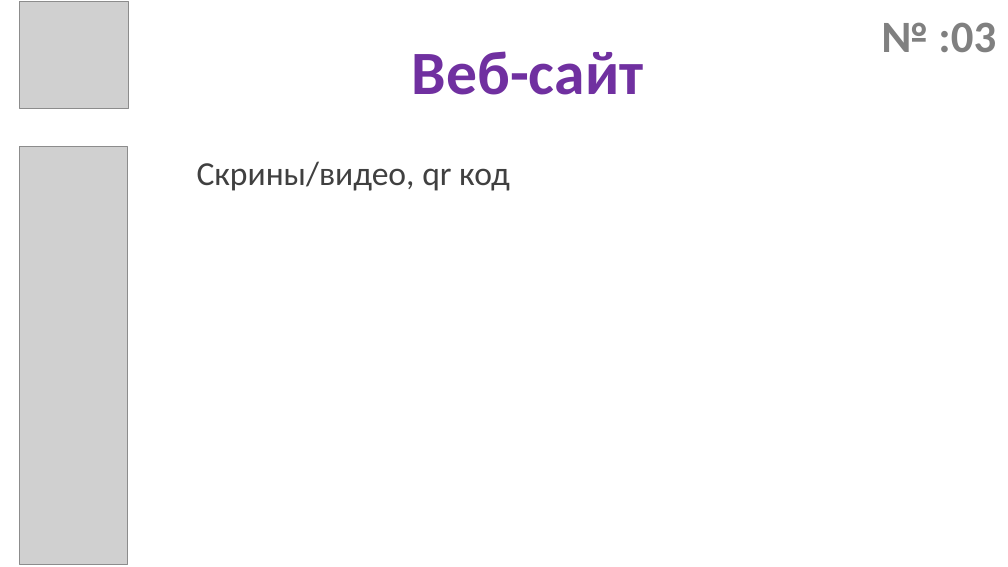
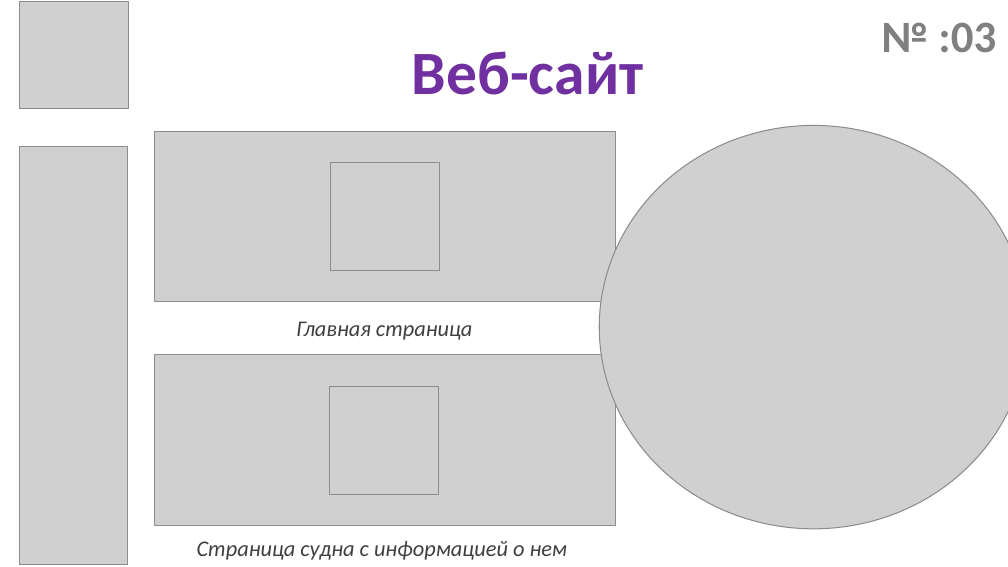
Before and after one commit to dpp-shlyopa-team/Presentation, a slide deck: slide 8 of преза.pptx. Drawn at 1008x567 pixels with LibreOffice and Linux fonts; fonts in the diff are those of the drawing; grey boxes stand for pictures. Boxes give left, top, right and bottom in pixels: in the first picture for what was removed or moved away, otherwise in the second. Text is boxed around its words. In the diff, an @@ line names an element or a change of style, - is before the commit and + after.

```diff
--- a/преза.pptx
+++ b/преза.pptx
@@ picture added at [154,131,616,301] @@
@@ picture added at [599,125,1008,528] @@
@@ text removed at [197,161,510,191] @@
-Скрины/видео, qr код
@@ picture added at [331,162,439,271] @@
@@ text added at [296,321,472,340], 16 pt, text #404040, italic @@
+Главная страница
@@ picture added at [154,355,616,525] @@
@@ picture added at [330,386,438,495] @@
@@ text added at [197,541,568,560], 16 pt, text #404040, italic @@
+Страница судна с информацией о нем
```
Also in this commit, not shown: 5 other slides changed, 1 other file.
